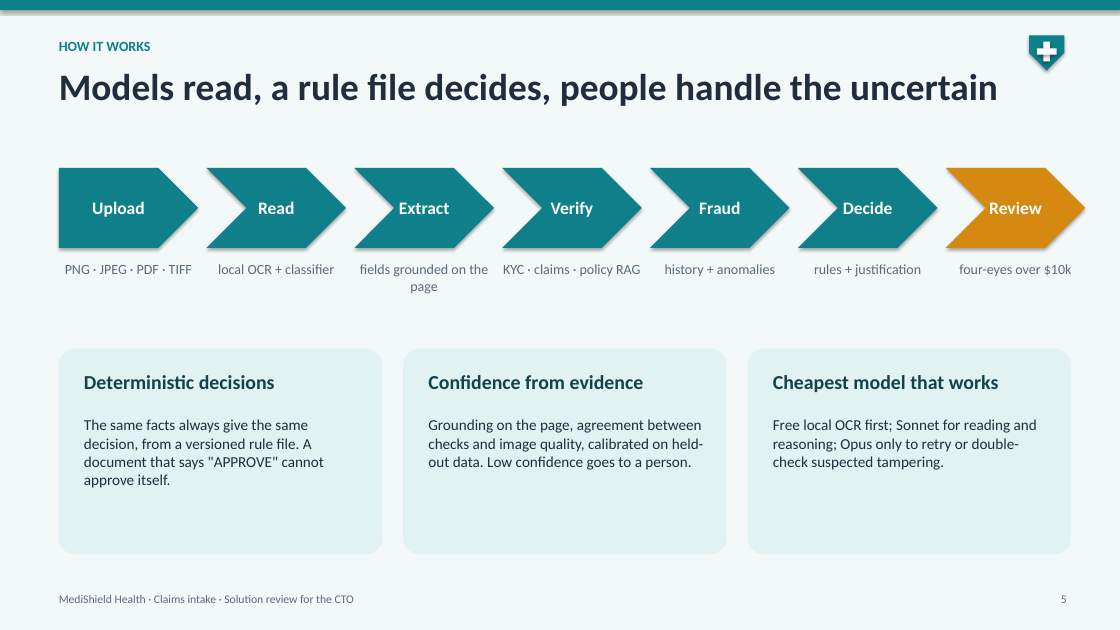
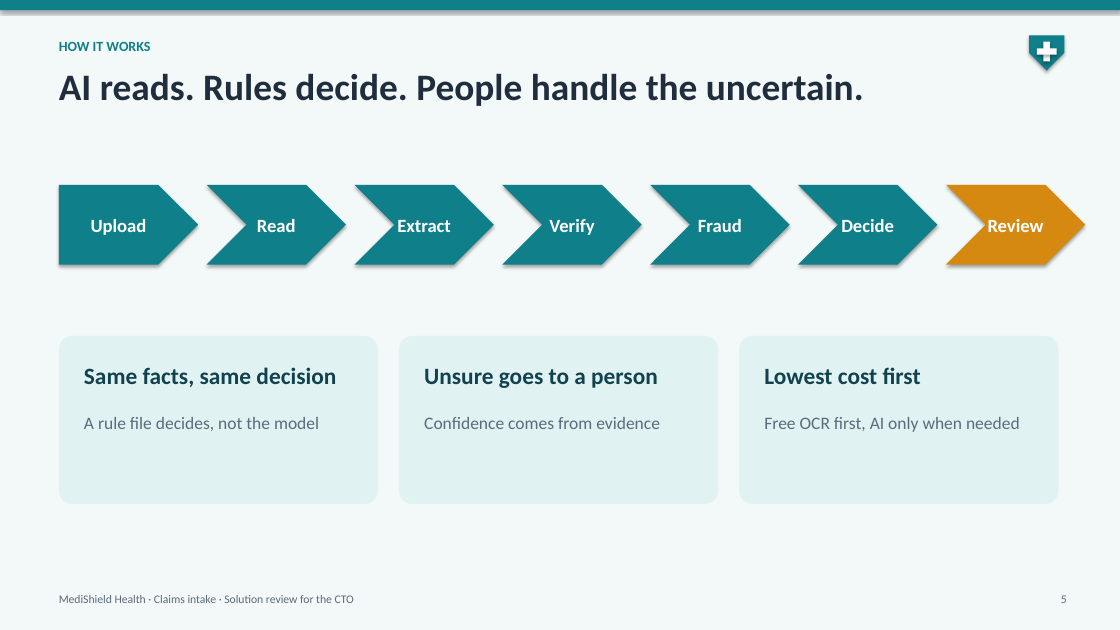
Before and after one commit to raghav010126/Capstone, a slide deck: slide 5 of docs/MediShield_capstone.pptx. Drawn at 1120x630 pixels with LibreOffice and Linux fonts; fonts in the diff are those of the drawing. Boxes give left, top, right and bottom in pixels: in the first picture for what was removed or moved away, otherwise in the second. Text is boxed around its words. In the diff, an @@ line names an element or a change of style, - is before the commit and + after.

```diff
--- a/docs/MediShield_capstone.pptx
+++ b/docs/MediShield_capstone.pptx
@@ text at [59, 73, 864, 106]: text changed @@
-Models read, a rule file decides, people handle the uncertain
+AI reads. Rules decide. People handle the uncertain.
@@ 6 chevrons, 1 pentagon arrow: place and size @@
-6 chevrons, 1 pentagon arrow at [59, 168, 1086, 248]
+6 chevrons, 1 pentagon arrow at [59, 185, 1086, 265]
@@ size 15 to 16 pt in 7 elements at [59, 185, 198, 265], [207, 185, 346, 265], [355, 185, 494, 265], [502, 185, 642, 265], [650, 185, 790, 265], [798, 185, 938, 265], [946, 185, 1086, 265] @@
@@ text removed at [65, 265, 192, 274] @@
-PNG · JPEG · PDF · TIFF
@@ text removed at [218, 264, 334, 274] @@
-local OCR + classifier
@@ text removed at [360, 264, 488, 294] @@
-fields grounded on the page
@@ text removed at [503, 264, 640, 276] @@
-KYC · claims · policy RAG
@@ text removed at [665, 264, 775, 276] @@
-history + anomalies
@@ text removed at [814, 264, 921, 277] @@
-rules + justification
@@ text removed at [959, 264, 1072, 276] @@
-four-eyes over $10k
@@ rounded rectangle: place and size @@
-rounded rectangle at [59, 349, 382, 555]
+rounded rectangle at [59, 336, 378, 504]
@@ rounded rectangle: place and size @@
-rounded rectangle at [403, 349, 727, 555]
+rounded rectangle at [399, 336, 718, 504]
@@ rounded rectangle: place and size @@
-rounded rectangle at [748, 349, 1071, 555]
+rounded rectangle at [739, 336, 1059, 504]
@@ text removed at [84, 375, 275, 389] @@
-Deterministic decisions
@@ text added at [84, 367, 336, 387], 20 pt, text #12424D, bold @@
+Same facts, same decision
@@ text added at [424, 369, 658, 388], 20 pt, text #12424D, bold @@
+Unsure goes to a person
@@ text added at [764, 367, 921, 384], 20 pt, text #12424D, bold @@
+Lowest cost first
@@ text removed at [773, 375, 999, 392] @@
-Cheapest model that works
@@ text removed at [84, 419, 324, 488] @@
-The same facts always give the same decision, from a versioned rule file. A document that says "APPROVE" cannot approve itself.
@@ text added at [84, 417, 319, 431], 15 pt, text #5B6B7A @@
+A rule file decides, not the model
@@ text at [424, 417, 660, 429]: text changed; size 17 to 15 pt; text colour #12424D to #5B6B7A; bold off @@
-Confidence from evidence
+Confidence comes from evidence
@@ text removed at [428, 419, 704, 470] @@
-Grounding on the page, agreement between checks and image quality, calibrated on held-out data. Low confidence goes to a person.
@@ text at [764, 417, 1020, 432]: text changed; size 13 to 15 pt; text colour #1F2D3D to #5B6B7A @@
-Free local OCR first; Sonnet for reading and reasoning; Opus only to retry or double-check suspected tampering.
+Free OCR first, AI only when needed
```
Also in this commit, not shown: 8 other slides changed, 3 slides added, 5 slides removed, 1 other file.
